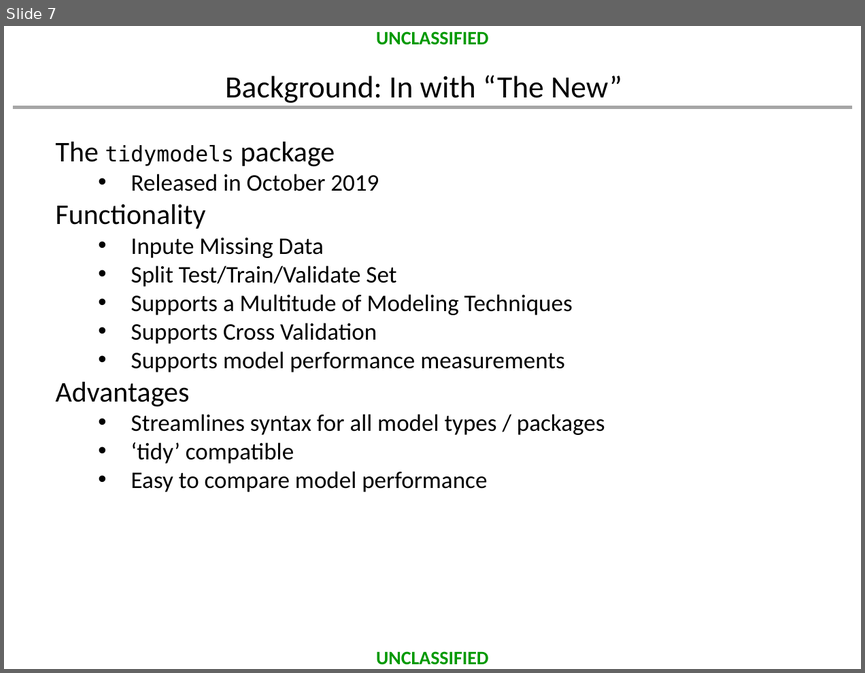
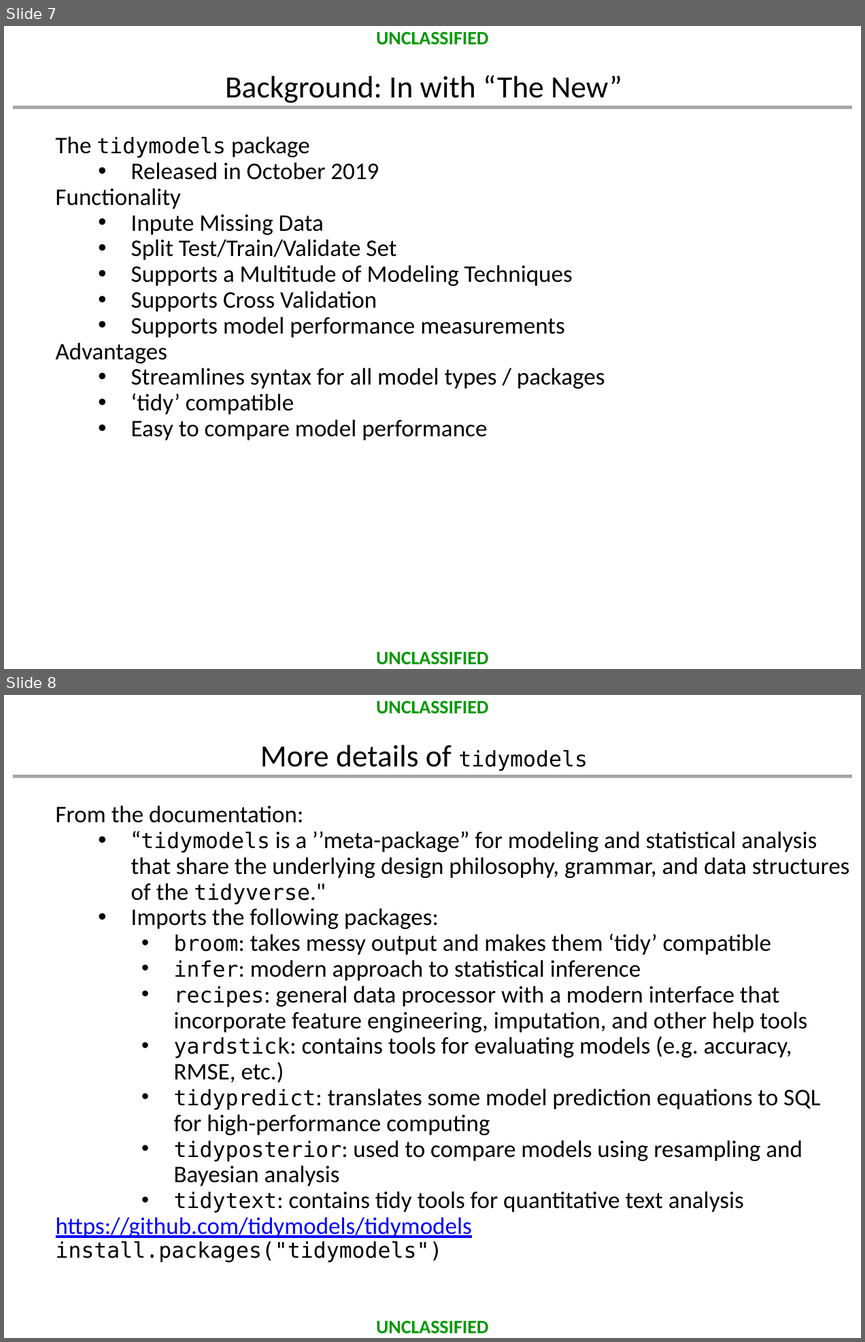
Before and after one commit to dusty-turner/MORSEmergingTechniques2019, a slide deck: MORS_Emerging_Techniques_Tidymodels.pptx. Shown one above the other, each under a label of ours: slide 7 before the commit, slides 7 and 8 after it. The pictures are 865x673 and 865x1342 pixels, drawn with LibreOffice and Linux fonts; fonts in the diff are those of the drawing; background and template pictures are left out. Boxes give left, top, right and bottom in pixels: in the first picture for what was removed or moved away, otherwise in the second. Text is boxed around its words. In the diff, an @@ line names an element or a change of style, - is before the commit and + after.

Commit message:
added all tidymodels, cleaned up presentation, almost ready for caa submission

```diff
--- a/MORS_Emerging_Techniques_Tidymodels.pptx
+++ b/MORS_Emerging_Techniques_Tidymodels.pptx
@@ slide 8 added at (4, 695, 861, 1338), background #FFFFFF; not listed: 3 template elements that a slide beside it also shows @@
@@ title added at (260, 745, 587, 771), 26 pt, text #000000 @@
+More details of tidymodels
@@ text added at (56, 805, 849, 1262), 20 pt, text #000000 @@
+From the documentation:
+  • “tidymodels is a ’’meta-package” for modeling and statistical analysis that share the underlying design philosophy, grammar, and data structures of the tidyverse."
+  • Imports the following packages:
+    • broom: takes messy output and makes them ‘tidy’ compatible
+    • infer: modern approach to statistical inference
+    • recipes: general data processor with a modern interface that incorporate feature engineering, imputation, and other help tools
+    • yardstick: contains tools for evaluating models (e.g. accuracy, RMSE, etc.)
+    • tidypredict: translates some model prediction equations to SQL for high-performance computing
+    • tidyposterior: used to compare models using resampling and Bayesian analysis
+    • tidytext: contains tidy tools for quantitative text analysis
+https://github.com/tidymodels/tidymodels
+install.packages("tidymodels")
@@ slide 7 changed as well @@
@@ text "The tidymodels package" at (56, 136, 605, 440): size 24 to 20 pt in "The package", "Functionality", "Advantages"; line spacing 1 to 0.9 @@
```
Also in this commit, not shown: 17 other slides changed, 21 other slides added, 8 slides removed, 18 other files.
